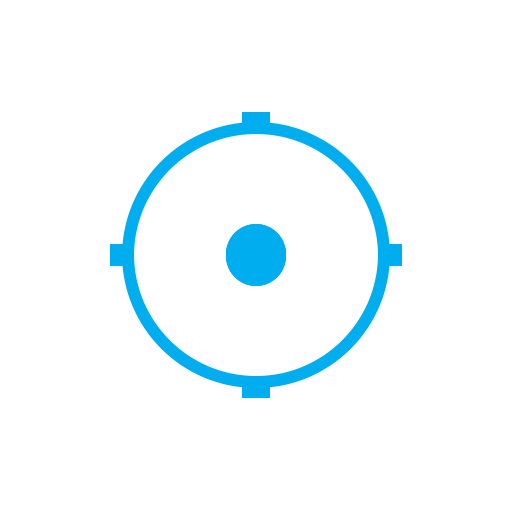
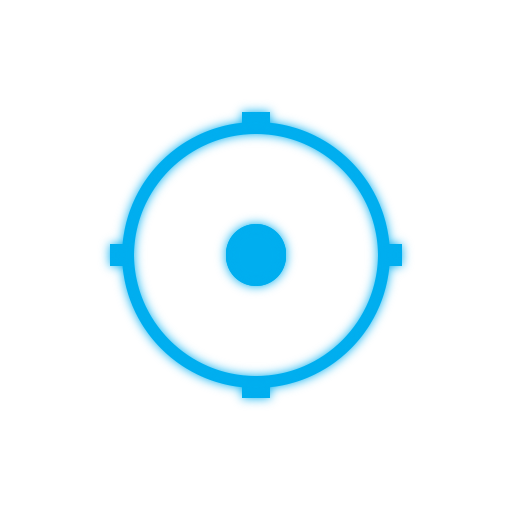
Comparing the layer stacks of the two 512px x 512px images. Changes:
painted on "Ellipse 1" over [99, 101, 413, 409]
